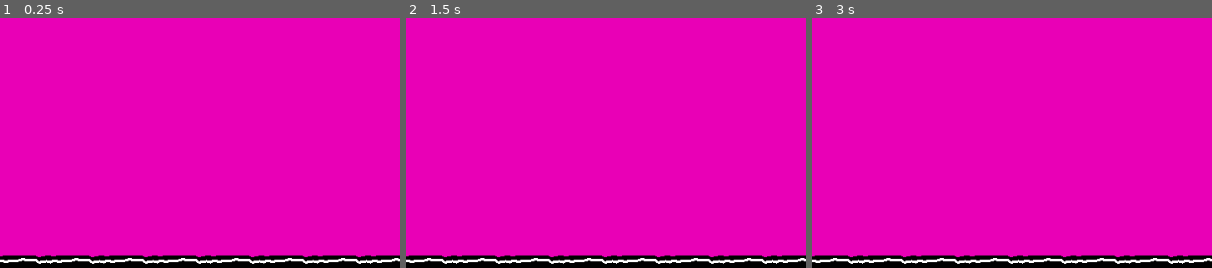
Above: before the commit, frames 1-3 (left to right).
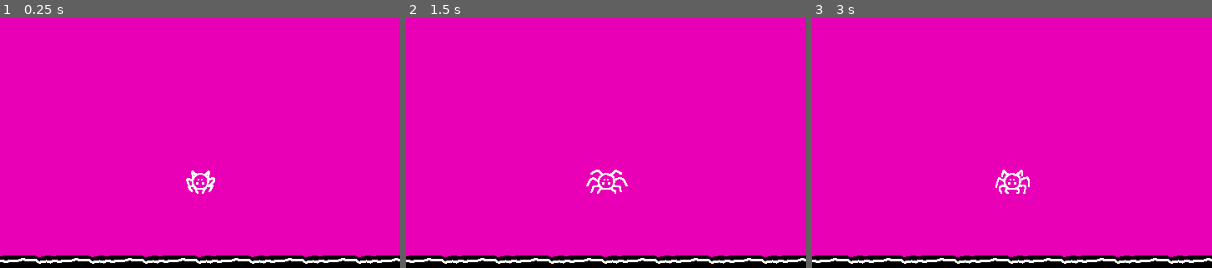
Above: after the commit, the same moments.

Repository: zombietfk/godot.games.bobs-platform-adventure
Game: Godot game, scene res://level/levels/caves/level_13.tscn
Two runs of this game, one before a commit and one after it. Both use one fixed random seed, a clock stepped at 60 frames per second and the inputs below. This scene is started directly instead of the project's main scene.
Inputs:
- Up to frame 1 (0.25 s): no input
- Up to frame 2 (1.5 s): tap Enter (interaction) at 0.5 s; hold Down (aim_down) 0.53-1.28 s; hold Right (move_right) from 0.53 s (still down); tap Space (jump) at 0.77, 1.07, 1.25 s; tap Up (aim_up) at 1.35 s
- Up to frame 3 (3 s): tap Space (jump) at 1.52, 1.82, 2.75 s; tap Enter (interaction) at 2, 2.1 s; release Right (move_right) at 2.03 s; hold Left (move_left) 2.03-2.78 s; hold Right (move_right) from 2.78 s (still down); tap Down (aim_down) at 2.85 s
The pictures show only the part of the screen within x 34-84%, y 50-100%; the shares and areas given below are measured in that part.

The runs differ from the first frame. In frame 1, 0.4% of the frame differs, in the area x 46-54%, y 60-71%; in frame 2, 0.4%, in the area x 45-56%, y 60-71%; in frame 3, 0.4%.
Error in both runs: Invalid access to property or key 'player' on a base object of type 'Nil'. (res://level/level.gd:25)

Commit message:
Updated spider spritesheet

Diff:
--- a/level/levels/caves/level_13.tscn
+++ b/level/levels/caves/level_13.tscn
@@ -1,9 +1,74 @@
-[gd_scene load_steps=5 format=4 uid="uid://jr3onq8odump"]
+[gd_scene load_steps=15 format=4 uid="uid://jr3onq8odump"]
 
 [ext_resource type="Script" uid="uid://qkyrpvk420dw" path="res://level/level.gd" id="1_6363n"]
 [ext_resource type="TileSet" uid="uid://c5nfl1oinj88m" path="res://level/level_tileset.tres" id="2_bwyj1"]
 [ext_resource type="TileSet" uid="uid://dpa3di8xng37r" path="res://level/level_tileset_mini.tres" id="3_b51s1"]
 [ext_resource type="PackedScene" uid="uid://bxjr0uwo0iqbk" path="res://objects/abstract/teleport_to_level_zone/teleport_to_level_zone.tscn" id="4_7vs3t"]
+[ext_resource type="Texture2D" uid="uid://b0cironxsds00" path="res://enemies/spider/spider_sprtitesheet.png" id="5_tlpkr"]
+
+[sub_resource type="CircleShape2D" id="CircleShape2D_rofc7"]
+radius = 16.0
+
+[sub_resource type="AtlasTexture" id="AtlasTexture_71wns"]
+atlas = ExtResource("5_tlpkr")
+region = Rect2(0, 0, 64, 48)
+
+[sub_resource type="AtlasTexture" id="AtlasTexture_5qnrm"]
+atlas = ExtResource("5_tlpkr")
+region = Rect2(64, 0, 64, 48)
+
+[sub_resource type="AtlasTexture" id="AtlasTexture_ofs5n"]
+atlas = ExtResource("5_tlpkr")
+region = Rect2(128, 0, 64, 48)
+
+[sub_resource type="SpriteFrames" id="SpriteFrames_6363n"]
+animations = [{
+"frames": [{
+"duration": 1.0,
+"texture": SubResource("AtlasTexture_71wns")
+}, {
+"duration": 1.0,
+"texture": SubResource("AtlasTexture_5qnrm")
+}, {
+"duration": 1.0,
+"texture": SubResource("AtlasTexture_ofs5n")
+}, {
+"duration": 1.0,
+"texture": SubResource("AtlasTexture_5qnrm")
+}],
+"loop": true,
+"name": &"default",
+"speed": 5.0
+}]
+
+[sub_resource type="AtlasTexture" id="AtlasTexture_tlpkr"]
+atlas = ExtResource("5_tlpkr")
+region = Rect2(0, 48, 64, 48)
+
+[sub_resource type="AtlasTexture" id="AtlasTexture_rofc7"]
+atlas = ExtResource("5_tlpkr")
+region = Rect2(64, 48, 64, 48)
+
+[sub_resource type="AtlasTexture" id="AtlasTexture_6363n"]
+atlas = ExtResource("5_tlpkr")
+region = Rect2(128, 48, 64, 48)
+
+[sub_resource type="SpriteFrames" id="SpriteFrames_tlpkr"]
+animations = [{
+"frames": [{
+"duration": 1.0,
+"texture": SubResource("AtlasTexture_tlpkr")
+}, {
+"duration": 1.0,
+"texture": SubResource("AtlasTexture_rofc7")
+}, {
+"duration": 1.0,
+"texture": SubResource("AtlasTexture_6363n")
+}],
+"loop": false,
+"name": &"default",
+"speed": 8.0
+}]
 
 [node name="Level_12" type="Node2D" node_paths=PackedStringArray("spawn_locations")]
 script = ExtResource("1_6363n")
@@ -35,4 +100,22 @@
 to_level_path = "uid://bp18vkl3xpcg7"
 to_spawn_location_with_index = 1
 
+[node name="Spider" type="CharacterBody2D" parent="."]
+position = Vector2(569.36835, 607.7723)
+
+[node name="CollisionShape2D" type="CollisionShape2D" parent="Spider"]
+position = Vector2(-0.36834717, 8.227722)
+shape = SubResource("CircleShape2D_rofc7")
+
+[node name="IdleAnimatedSprite2D" type="AnimatedSprite2D" parent="Spider"]
+sprite_frames = SubResource("SpriteFrames_6363n")
+autoplay = "default"
+frame_progress = 0.96109647
+
+[node name="JumpingAnimatedSprite2D" type="AnimatedSprite2D" parent="Spider"]
+visible = false
+position = Vector2(-0.36834717, 16.227722)
+sprite_frames = SubResource("SpriteFrames_tlpkr")
+autoplay = "default"
+
 [connection signal="ready" from="." to="." method="_on_ready"]
Binary file changed: enemies/spider/spider_sprtitesheet.png
